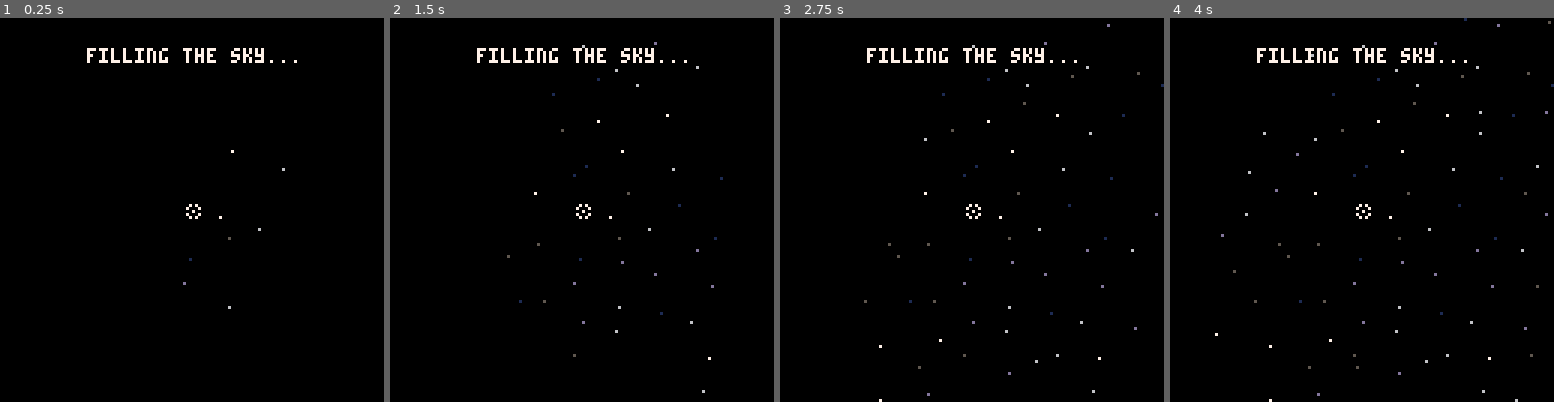
Above: before the commit, frames 1-4 (left to right).
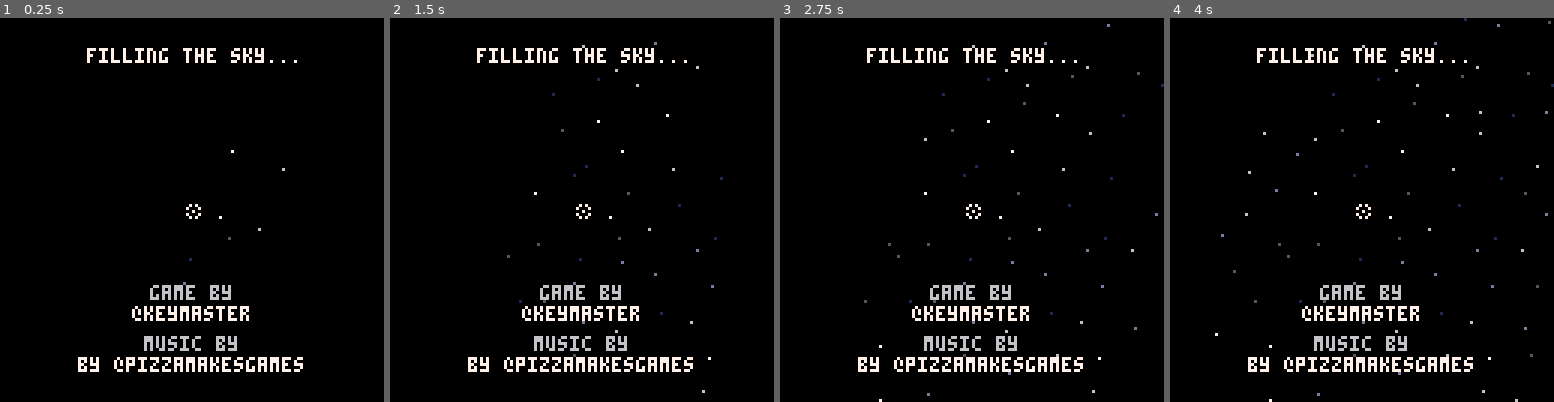
Above: after the commit, the same moments.

Repository: KeyMaster-/stargazer
Game: PICO-8 cartridge stargazer.p8
Two runs of this game, one before a commit and one after it. Both use one fixed random seed, a clock stepped at 60 frames per second and the inputs below.
Inputs:
- Up to frame 1 (0.25 s): no input
- Up to frame 2 (1.5 s): tap X (X key) at 0.33, 1.07 s; tap O (Z key) at 0.7 s
- Up to frame 3 (2.75 s): hold Right 1.6-2.1 s; tap O (Z key) at 1.7, 2.1, 2.5 s; tap X (X key) at 1.85 s; hold Up 2.15-2.42 s; hold Right from 2.47 s (still down)
- Up to frame 4 (4 s): tap O (Z key) at 2.9, 3.3, 3.7 s; tap X (X key) at 2.97 s; release Right at 3.03 s; hold Left 3.08-3.58 s; hold Down 3.63-3.97 s

The runs differ from the first frame. In frame 1, 2.6% of the frame differs, in the area x 20-79%, y 69-93%; in frame 2, 2.6%; in frame 3, 2.6%; in frame 4, 2.6%.

Commit message:
Added credits and music

Diff:
--- a/stargazer.p8
+++ b/stargazer.p8
@@ -726,7 +726,7 @@
 
       rectfill(0, 127 - (restart_counter - 10) * 4,127,127,1)
       print('a new sky?', 64 - (10*4 - 1) / 2, 64 - 4, 12)
-      print('[0] no | [x] yes', 64 - (16*4 - 1) / 2, 64 + 3, 13)
+      print('[x] yes | [0] no', 64 - (16*4 - 1) / 2, 64 + 3, 13)
 
       clip()
     end
@@ -746,10 +746,13 @@
   y=sky_size / 2 - 64
 }
 
+received_input = false
+
 function _init()
   data_init()
   data_init_seed()
   star_gen_init()
+  music(1, 1500)
 end
 
 function _update()
@@ -757,10 +760,11 @@
   elseif state == 1 then
     local csr_step = 1
     if(btn(4)) then csr_step = 4 end
-    if(btn(0)) then csr.x -= csr_step end
-    if(btn(1)) then csr.x += csr_step end
-    if(btn(2)) then csr.y -= csr_step end
-    if(btn(3)) then csr.y += csr_step end
+    if(btn(0)) then csr.x -= csr_step; received_input = true end
+    if(btn(1)) then csr.x += csr_step; received_input = true end
+    if(btn(2)) then csr.y -= csr_step; received_input = true end
+    if(btn(3)) then csr.y += csr_step; received_input = true end
+
     csr.x = mid(0, csr.x, 127)
     csr.y = mid(0, csr.y, 127)
 
@@ -804,10 +808,29 @@
   camera()
   spr(csr_gfx, csr.x-3, csr.y-3)
 
-  if state == 0 then print('filling the sky...', 29, 10, 7)
+  if state == 0 then
+    print('filling the sky...', 29, 10, 7)
+
   elseif state == 1 then
     star_select_draw_space_indicator()
     star_select_draw_commit()
+  end
+
+  local function print_w_bg(text, midx, y, text_col, bg_col)
+    local width = #text*4 - 1
+    local left = midx - width / 2
+    local right = midx + width / 2
+    rectfill(left, y, right - 1, y + 4, bg_col)
+    print(text, left, y, text_col)
+  end
+
+
+  if not received_input then
+    print_w_bg('game by', 64, 128 - 39, 6, 0)
+    print_w_bg('@keymaster', 64, 128 - 32, 7, 0)
+
+    print_w_bg('music by', 64, 128 - 22, 6, 0)
+    print_w_bg('by @pizzamakesgames', 64, 128 - 15, 7, 0)
   end
 
   if state == 2 then star_select_draw_name_select() end
Not shown, changed: the music (__music__) section of stargazer.p8
Not shown, changed: the sound effects (__sfx__) section of stargazer.p8
